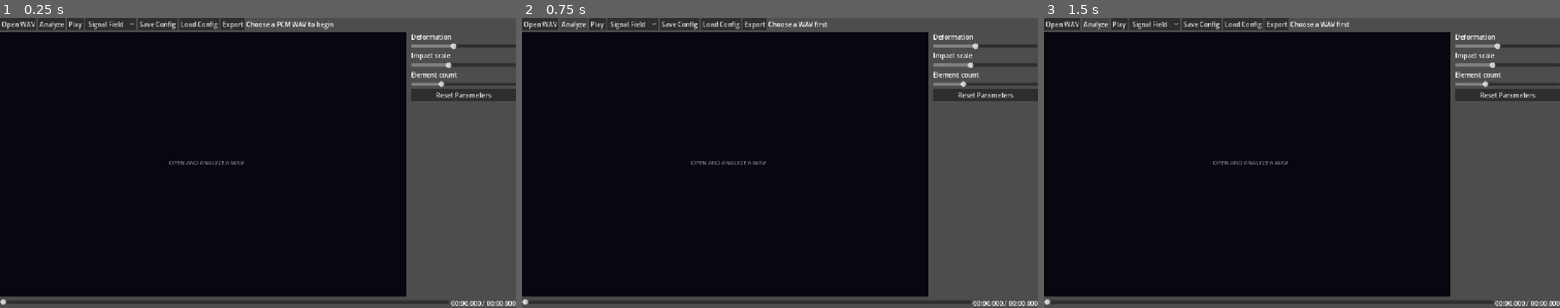
Above: before the commit, frames 1-3 (left to right).
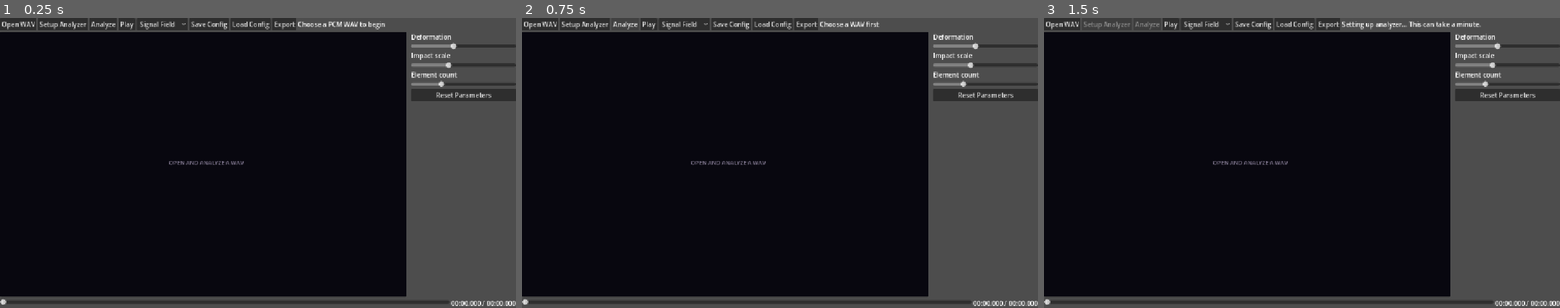
Above: after the commit, the same moments.

Repository: mdiaz4052/faxto.visualizer
Game: Godot game, scene res://ui/main.tscn
Same seed, same stepped clock (60 frames per second), same inputs: the game is played once before the commit and once after it.
Inputs (mouse positions are in pixels of both pictures, inside the frame that each line leads up to):
- Up to frame 1 (0.25 s): no input
- Up to frame 2 (0.75 s): click "Analyze" at 0.5 s
- Up to frame 3 (1.5 s): click (1105, 23) at 1.25 s, where only the run after the commit has a clickable "Setup Analyzer"

The runs differ from the first frame. In frame 1, 1.1% of the frame differs, in the area x 7-75%, y 0-5%; in frame 2, 1.0%; in frame 3, 1.2%, in the area x 7-85%, y 0-5%.

Commit message:
Add GUI-managed analyzer setup

Diff:
--- a/godot/ui/main.gd
+++ b/godot/ui/main.gd
@@ -9,6 +9,7 @@
 var scrubber := HSlider.new()
 var play_button := Button.new()
 var analyze_button := Button.new()
+var setup_button := Button.new()
 var selected_wav := ""
 var manifest_path := ""
 var last_time := 0.0
@@ -21,6 +22,7 @@
 var export_frame := 0
 var export_fps := 30.0
 var analysis_thread: Thread
+var analyzer_python := ""
 
 func _ready() -> void:
 	_build_ui()
@@ -31,6 +33,7 @@
 	var root := VBoxContainer.new(); root.set_anchors_and_offsets_preset(Control.PRESET_FULL_RECT); add_child(root)
 	var toolbar := HBoxContainer.new(); root.add_child(toolbar)
 	_add_button(toolbar, "Open WAV", _open_wav)
+	setup_button = _add_button(toolbar, "Setup Analyzer", _setup_analyzer)
 	analyze_button = _add_button(toolbar, "Analyze", _analyze)
 	play_button = _add_button(toolbar, "Play", _toggle_play)
 	var scene_choice := OptionButton.new(); scene_choice.add_item("Signal Field"); scene_choice.tooltip_text = "Scene preset"; toolbar.add_child(scene_choice)
@@ -67,14 +70,45 @@
 func _open_wav() -> void: _dialog(FileDialog.FILE_MODE_OPEN_FILE, PackedStringArray(["*.wav ; WAV audio"]), _wav_selected, "Open Song")
 func _wav_selected(path: String) -> void: selected_wav = path; status.text = "Selected %s — click Analyze" % path.get_file()
 
+func _setup_analyzer() -> void:
+	var system_python := _find_command("python3")
+	if system_python.is_empty():
+		status.text = "Python 3 was not found. Download Python 3 from python.org, then reopen the visualizer."
+		return
+	status.text = "Setting up analyzer… This can take a minute."
+	setup_button.disabled = true
+	analyze_button.disabled = true
+	analysis_thread = Thread.new()
+	analysis_thread.start(_run_setup.bind(system_python))
+
+func _run_setup(system_python: String) -> void:
+	var environment_dir := ProjectSettings.globalize_path("user://analyzer-environment")
+	var environment_python := environment_dir.path_join("bin/python3")
+	var output: Array[String] = []
+	var code := OS.execute(system_python, PackedStringArray(["-m", "venv", environment_dir]), output, true)
+	if code == 0:
+		var requirements := ProjectSettings.globalize_path("res://../analyzer/requirements-lock.txt")
+		code = OS.execute(environment_python, PackedStringArray(["-m", "pip", "install", "--disable-pip-version-check", "-r", requirements]), output, true)
+	call_deferred("_setup_finished", code, output, environment_python)
+
+func _setup_finished(code: int, output: Array[String], environment_python: String) -> void:
+	_finish_worker()
+	setup_button.disabled = false
+	analyze_button.disabled = false
+	if code != 0:
+		status.text = "Analyzer setup failed: %s" % " ".join(output)
+		return
+	analyzer_python = environment_python
+	status.text = "Analyzer ready — choose a WAV and click Analyze"
+
 func _analyze() -> void:
 	if selected_wav.is_empty(): status.text = "Choose a WAV first"; return
 	status.text = "Analyzing…"
 	analyze_button.disabled = true
 	manifest_path = "user://%s.song_manifest.json" % selected_wav.get_file().get_basename()
-	var python := _find_command("python3")
+	var python := _configured_analyzer_python()
 	if python.is_empty():
-		status.text = "Python 3 was not found. Install Python before analyzing audio."
+		status.text = "Analyzer is not set up. Click Setup Analyzer first."
 		analyze_button.disabled = false
 		return
 	var cli := ProjectSettings.globalize_path("res://../analyzer/src/faxto_analyzer/cli.py")
@@ -87,14 +121,30 @@
 	call_deferred("_analysis_finished", code, output)
 
 func _analysis_finished(code: int, output: Array[String]) -> void:
+	_finish_worker()
+	analyze_button.disabled = false
+	if code != 0:
+		var details := " ".join(output)
+		if "No module named 'numpy'" in details:
+			status.text = "Analyzer dependency is missing. Click Setup Analyzer, then try again."
+		else:
+			status.text = "Analysis failed: %s" % details
+		return
+	_load_manifest(manifest_path)
+
+func _finish_worker() -> void:
 	if analysis_thread != null:
 		analysis_thread.wait_to_finish()
 		analysis_thread = null
-	analyze_button.disabled = false
-	if code != 0:
-		status.text = "Analysis failed: %s" % " ".join(output)
-		return
-	_load_manifest(manifest_path)
+
+func _configured_analyzer_python() -> String:
+	if not analyzer_python.is_empty() and FileAccess.file_exists(analyzer_python):
+		return analyzer_python
+	var environment_python := ProjectSettings.globalize_path("user://analyzer-environment/bin/python3")
+	if FileAccess.file_exists(environment_python):
+		analyzer_python = environment_python
+		return analyzer_python
+	return _find_command("python3")
 
 func _load_manifest(path: String) -> void:
 	var file := FileAccess.open(path, FileAccess.READ)
Not shown, changed: README.md
Not shown, changed: docs/environment.md
